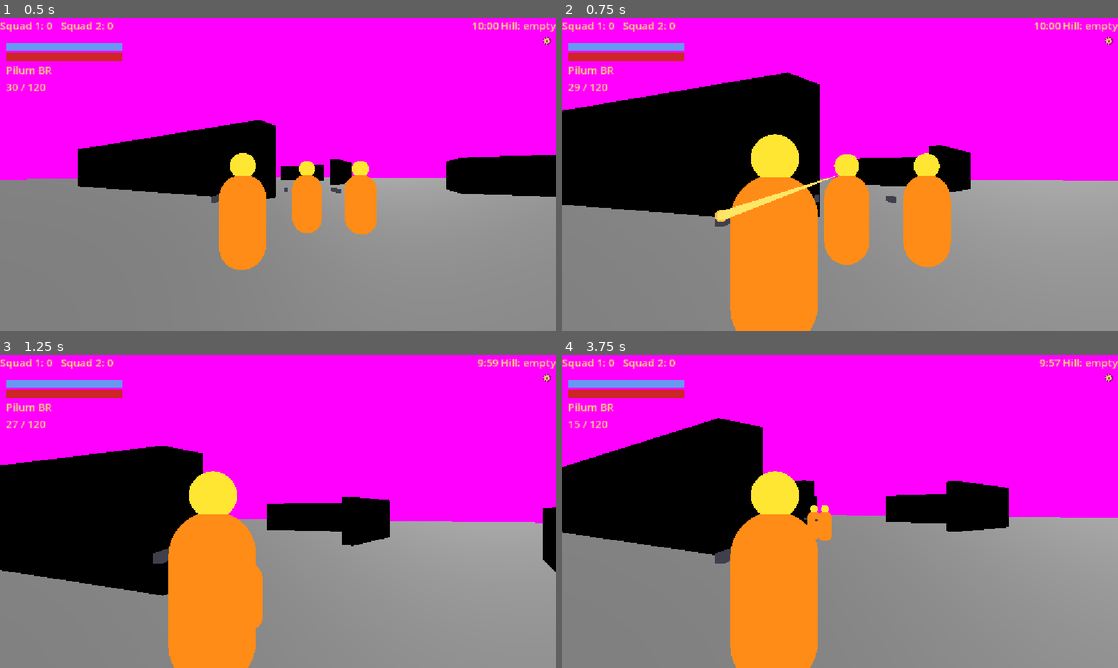
Above: before the commit, frames 1-4 (two rows, left to right).
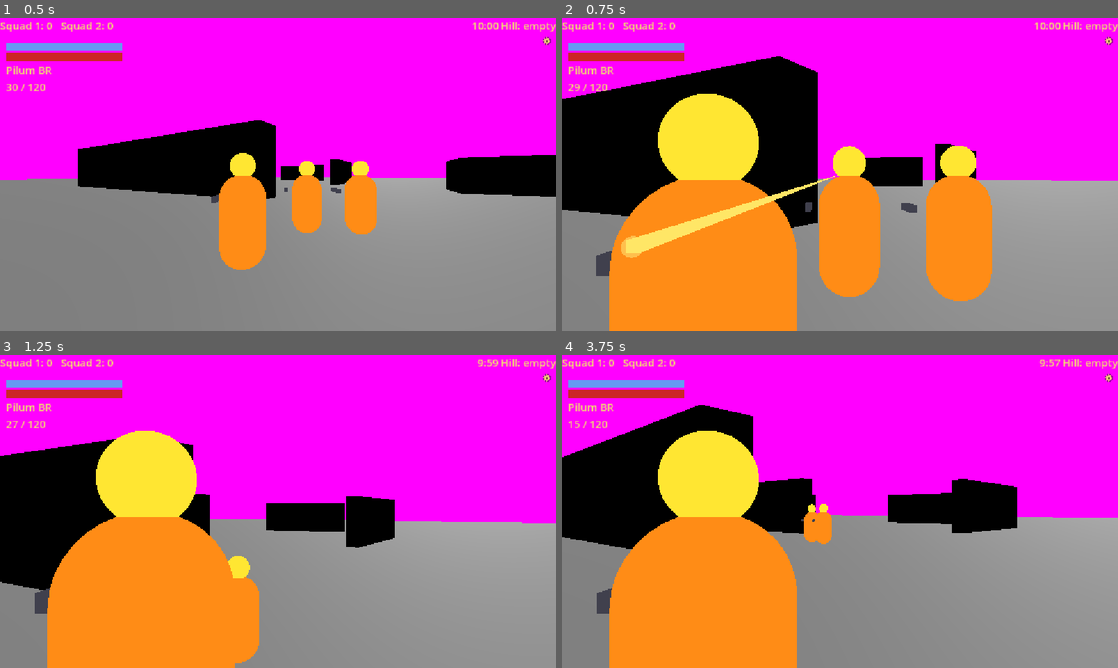
Above: after the commit, the same moments.

Repository: shibicb72-design/Project_Gladius
Game: Godot game, scene res://scenes/match/match.tscn
Two runs of this game, one before a commit and one after it. Both use one fixed random seed, a clock stepped at 60 frames per second and the inputs below. This scene is started directly instead of the project's main scene.
Inputs (mouse positions are in pixels of both pictures, inside the frame that each line leads up to):
- Up to frame 1 (0.5 s): no input
- Up to frame 2 (0.75 s): move the mouse to (962, 158) at 0.52 s; hold D (move_right) from 0.53 s (still down); hold Right mouse button (aim) from 0.53 s (still down); click (962, 158) at 0.67 s
- Up to frame 3 (1.25 s): keep holding D (move_right); keep holding Right mouse button (aim); tap Space (jump) at 0.77 s
- Up to frame 4 (3.75 s): release D (move_right) at 1.25 s; release Right mouse button (aim) at 1.25 s; drag from (728, 527) to (812, 574) at 1.27 s; tap Enter at 2 s; move the mouse to (895, 442) at 2.02 s; press the mouse at (895, 442) at 2.03 s; hold D (move_right) 2.03-2.75 s; right-click (895, 442) at 2.3 s; release the mouse at (895, 442) at 2.75 s; drag from (812, 574) to (673, 464) at 2.77 s; move the mouse to (1006, 558) at 3.52 s; hold A (move_left) from 3.53 s (still down); hold Right mouse button (aim) from 3.53 s (still down); tap Left (look_left) at 3.6 s

Frame 1 is identical in both runs. In frame 2, 27% of the frame differs, in the area x 0-91%, y 12-100%; in frame 3, 18%; in frame 4, 20%.

Commit message:
Path A: GDQuest ADS over-shoulder pivot (code only).
CameraRig blends spring_length toward arm_length_aim_m on aim, adds a
code-built AimRayCast for get_aim_point (GDQuest pattern), and keeps
ensure_current / begin fail-closed. No GDQuest art or scenes.

Diff:
--- a/data/camera.json
+++ b/data/camera.json
@@ -2,6 +2,7 @@
   "_placeholder": true,
   "_todo": "OQ-37: placeholder third-person camera, not design values",
   "arm_length_m": 3.5,
+  "arm_length_aim_m": {"_placeholder": true, "value": 1.75, "unit": "m", "note": "Path A GDQuest over-shoulder ADS spring_length (code pattern only; no NC art)"},
   "shoulder_offset_m": {"_placeholder": true, "value": 0.6, "unit": "m", "note": "right-shoulder offset, tunable, no source"},
   "shoulder_offset_left_m": {"_placeholder": true, "value": -0.6, "unit": "m", "note": "left-shoulder offset (AMSG view_angle pattern), Path A"},
   "shoulder_side": "right",
--- a/scripts/systems/camera_rig.gd
+++ b/scripts/systems/camera_rig.gd
@@ -1,6 +1,7 @@
 class_name CameraRig
 extends Node3D
 ## Third-person SpringArm3D + Camera3D. FOV comes from data/camera.json by viewport aspect ratio.
+## Path A: AMSG shoulder swap + GDQuest-style ADS over-shoulder pivot (code only; no NC art).
 
 @onready var _arm: SpringArm3D = $SpringArm3D
 @onready var _camera: Camera3D = $SpringArm3D/Camera3D
@@ -10,6 +11,10 @@
 var base_fov: float = 75.0
 var _aim_blend: float = 0.0
 var _aim_fov_mult: float = 1.0
+## "right" | "left" - AMSG view_angle pattern via data/camera.json (no addon vendored).
+var shoulder_side: String = "right"
+## GDQuest camera_controller pattern: RayCast3D on the camera for ADS aim target.
+var _aim_ray: RayCast3D
 
 
 ## Picks the first table row (sorted by min_aspect descending) the aspect satisfies.
@@ -22,17 +27,28 @@
 	return 75.0
 
 
-## "right" | "left" ? AMSG view_angle pattern via data/camera.json (no addon vendored).
-var shoulder_side: String = "right"
-
-
 func _ready() -> void:
 	_cfg = DataRegistry.new().get_camera_cfg()
 	shoulder_side = str(_cfg.get("shoulder_side", "right"))
 	position.y = float(_cfg.get("height_m", 1.6))
 	_apply_shoulder()
+	_ensure_aim_ray()
 	get_viewport().size_changed.connect(apply_fov)
 	apply_fov()
+
+
+## Creates a camera-forward RayCast3D (GDQuest CameraRayCast pattern). Code only ? no demo scenes.
+func _ensure_aim_ray() -> void:
+	if _aim_ray != null or _camera == null:
+		return
+	_aim_ray = RayCast3D.new()
+	_aim_ray.name = "AimRayCast"
+	_aim_ray.enabled = true
+	_aim_ray.collide_with_areas = true
+	_aim_ray.collision_mask = Hitscan.MASK_WORLD | Hitscan.MASK_BODY | Hitscan.MASK_HEAD
+	var far_m := float(_cfg["aim_ray_length_m"]["value"])
+	_aim_ray.target_position = Vector3(0.0, 0.0, -far_m)
+	_camera.add_child(_aim_ray)
 
 
 ## Applies spring_length + lateral arm offset for the current shoulder_side from camera.json.
@@ -44,10 +60,27 @@
 	# SpringArm3D rewrites its child camera's transform every physics frame (measured: tools/measure_shoulder.gd),
 	# so the shoulder offset goes on the arm itself.
 	_arm.position.x = left_x if use_left else right_x
+	_apply_arm_length()
+
+
+func _hip_arm_length() -> float:
+	var use_left := shoulder_side == "left"
 	if use_left and _cfg.has("arm_length_left_m"):
-		_arm.spring_length = float(_cfg["arm_length_left_m"]["value"])
-	else:
-		_arm.spring_length = float(_cfg.get("arm_length_m", 3.5))
+		return float(_cfg["arm_length_left_m"]["value"])
+	return float(_cfg.get("arm_length_m", 3.5))
+
+
+func _aim_arm_length() -> float:
+	if _cfg.has("arm_length_aim_m"):
+		return float(_cfg["arm_length_aim_m"]["value"])
+	return _hip_arm_length()
+
+
+## GDQuest OVER_SHOULDER vs THIRD_PERSON: blend spring_length between hip and ADS lengths.
+func _apply_arm_length() -> void:
+	if _arm == null:
+		return
+	_arm.spring_length = lerpf(_hip_arm_length(), _aim_arm_length(), _aim_blend)
 
 
 ## AMSG-style right/left shoulder swap. Unknown sides fall back to right.
@@ -69,16 +102,37 @@
 	_apply_zoom()
 
 
-## Aim zoom: `blend` 0..1 moves the FOV from the aspect-table base toward base * fov_mult.
+## Aim zoom + over-shoulder pivot: blend FOV and spring_length toward ADS values.
 func set_aim_blend(blend: float, fov_mult: float) -> void:
 	_aim_blend = clampf(blend, 0.0, 1.0)
 	_aim_fov_mult = fov_mult
 	_apply_zoom()
+	_apply_arm_length()
 
 
-## World point under the camera centre (hit, or aim_ray_length_m along the ray). `exclude` keeps the shooter out.
+## Sync SpringArm + AimRayCast exclusions (GDQuest add_excluded_object / add_exception_rid pattern).
+func set_aim_excludes(exclude: Array[RID]) -> void:
+	if _arm != null:
+		_arm.clear_excluded_objects()
+		for rid in exclude:
+			_arm.add_excluded_object(rid)
+	if _aim_ray != null:
+		_aim_ray.clear_exceptions()
+		for rid in exclude:
+			_aim_ray.add_exception_rid(rid)
+
+
+## World aim point: prefer AimRayCast hit (GDQuest), else AimMath camera-centre ray.
 func get_aim_point(exclude: Array[RID]) -> Vector3:
-	return AimMath.camera_aim_point(_camera, exclude, float(_cfg["aim_ray_length_m"]["value"]))
+	set_aim_excludes(exclude)
+	var far_m := float(_cfg["aim_ray_length_m"]["value"])
+	if _aim_ray != null and _aim_ray.is_inside_tree():
+		_aim_ray.target_position = Vector3(0.0, 0.0, -far_m)
+		_aim_ray.force_raycast_update()
+		if _aim_ray.is_colliding():
+			return _aim_ray.get_collision_point()
+		return _aim_ray.global_transform * _aim_ray.target_position
+	return AimMath.camera_aim_point(_camera, exclude, far_m)
 
 
 func get_camera() -> Camera3D:
@@ -97,6 +151,14 @@
 	return _camera.fov
 
 
+func get_aim_blend() -> float:
+	return _aim_blend
+
+
+func get_spring_length() -> float:
+	return _arm.spring_length if _arm != null else 0.0
+
+
 func _apply_zoom() -> void:
 	_camera.fov = base_fov * lerpf(1.0, _aim_fov_mult, _aim_blend)
 
--- /dev/null
+++ b/tests/test_ads_pivot.gd
@@ -0,0 +1,49 @@
+extends "res://tests/test_case.gd"
+## Path A commit 5: GDQuest ADS over-shoulder pivot (code only; no NC art).
+
+const _RigScene := preload("res://scenes/player/camera_rig.tscn")
+
+
+func test_aim_blend_shortens_spring_toward_ads_length() -> void:
+	var tree: SceneTree = Engine.get_main_loop()
+	var rig: CameraRig = _RigScene.instantiate()
+	tree.root.add_child(rig)
+	await tree.physics_frame
+	var cfg := DataRegistry.new().get_camera_cfg()
+	var hip := float(cfg.get("arm_length_m", 3.5))
+	var ads := float(cfg["arm_length_aim_m"]["value"])
+	assert_true(ads < hip, "ADS arm shorter than hip")
+	assert_true(absf(rig.get_spring_length() - hip) < 0.001, "starts at hip length")
+	rig.set_aim_blend(1.0, 0.6)
+	assert_true(absf(rig.get_spring_length() - ads) < 0.001, "full ADS uses aim spring_length")
+	rig.set_aim_blend(0.0, 0.6)
+	assert_true(absf(rig.get_spring_length() - hip) < 0.001, "release restores hip length")
+	rig.queue_free()
+
+
+func test_aim_raycast_exists_on_camera() -> void:
+	var tree: SceneTree = Engine.get_main_loop()
+	var rig: CameraRig = _RigScene.instantiate()
+	tree.root.add_child(rig)
+	await tree.physics_frame
+	var cam := rig.get_camera()
+	var ray := cam.get_node_or_null("AimRayCast") as RayCast3D
+	assert_true(ray != null, "AimRayCast on camera (GDQuest pattern, code-built)")
+	assert_true(ray.enabled, "aim ray enabled")
+	rig.queue_free()
+
+
+func test_camera_json_has_arm_length_aim() -> void:
+	var cfg := DataRegistry.new().get_camera_cfg()
+	assert_true(cfg.has("arm_length_aim_m"), "arm_length_aim_m present")
+	assert_true(float(cfg["arm_length_aim_m"]["value"]) > 0.0, "positive aim length")
+
+
+func test_ensure_current_still_works_after_ads_pivot() -> void:
+	var tree: SceneTree = Engine.get_main_loop()
+	var rig: CameraRig = _RigScene.instantiate()
+	tree.root.add_child(rig)
+	await tree.physics_frame
+	rig.set_aim_blend(1.0, 0.6)
+	assert_true(rig.ensure_current(), "ensure_current stays green under ADS")
+	rig.queue_free()
